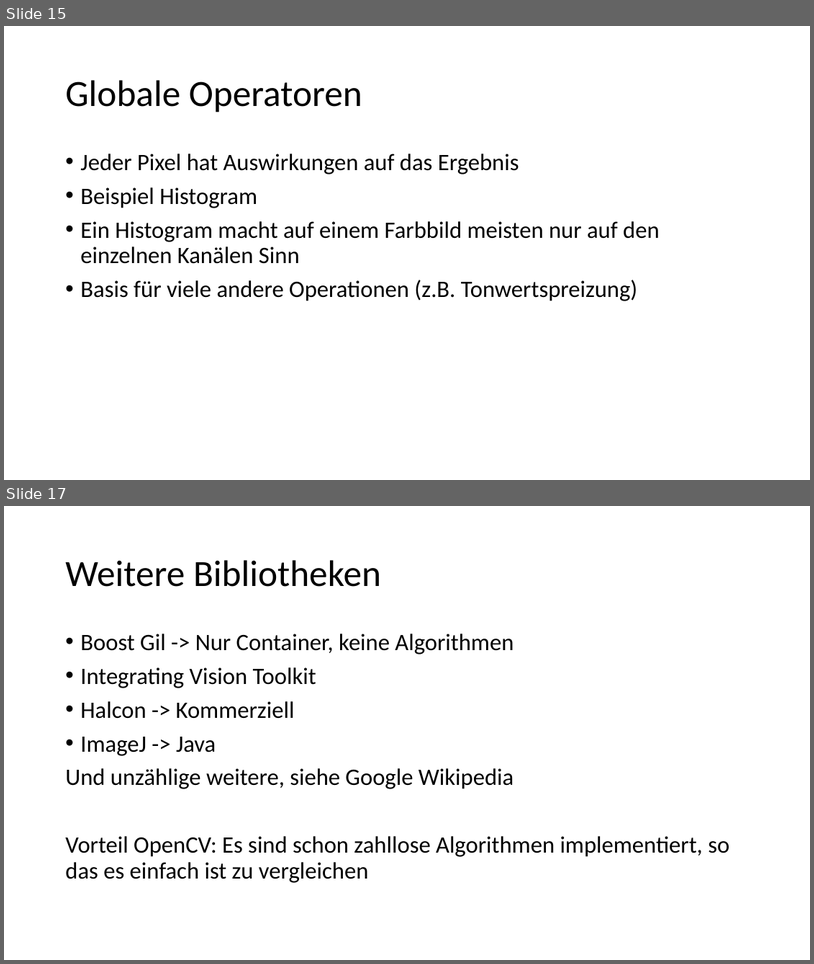
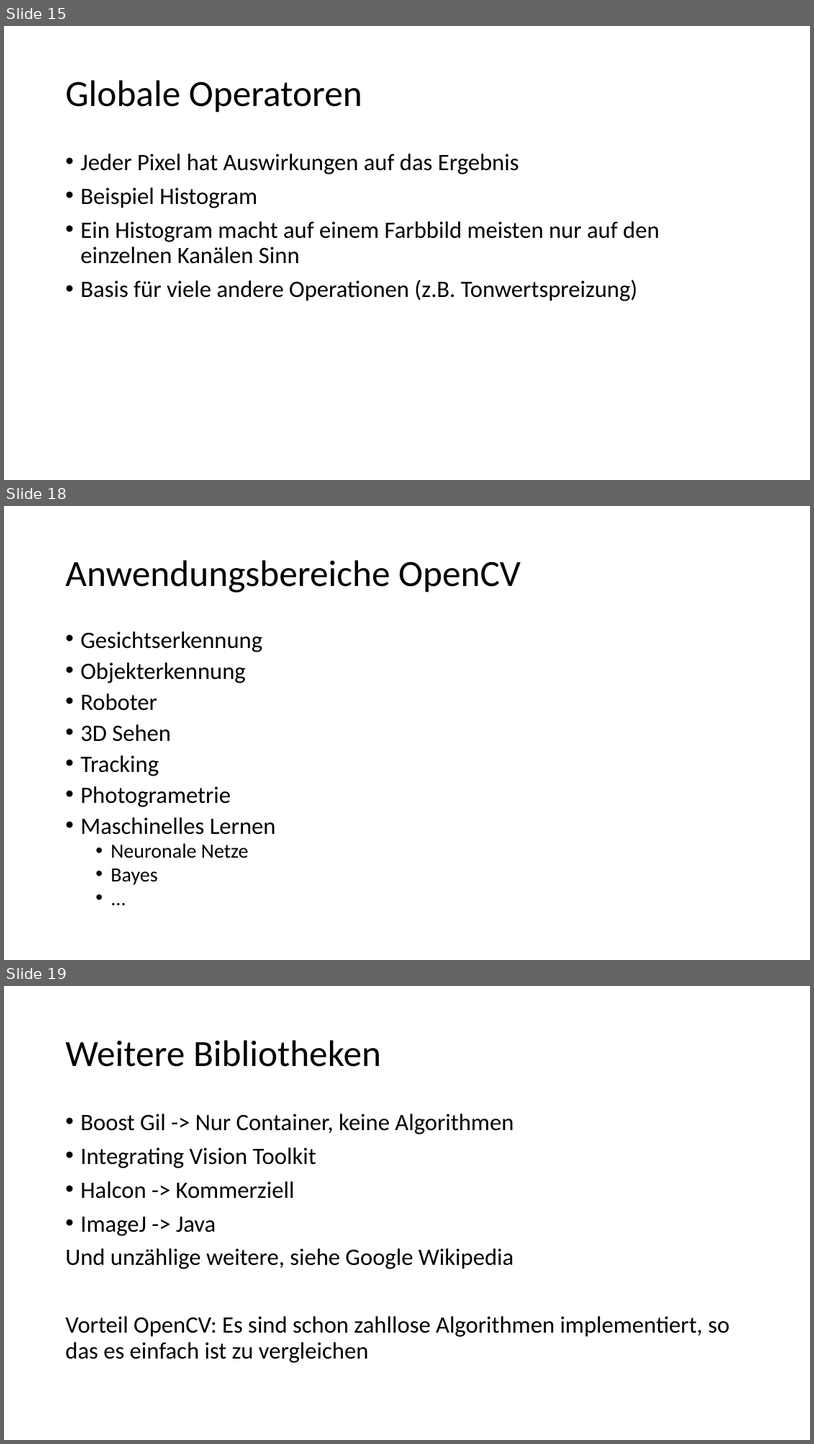
Before and after one commit to uwearzt/Bildverarbeitung-OpenCV, a slide deck: ppt/Bildverarbeitung-OpenCV.pptx. Shown one above the other, each under a label of ours: slides 15 and 17 before the commit, slides 15, 18 and 19 after it; the slides between them are not shown. The pictures are 814x964 and 814x1444 pixels, drawn with LibreOffice and Linux fonts; fonts in the diff are those of the drawing. Boxes give left, top, right and bottom in pixels: in the first picture for what was removed or moved away, otherwise in the second. Text is boxed around its words. In the diff, an @@ line names an element or a change of style, - is before the commit and + after.

```diff
--- a/ppt/Bildverarbeitung-OpenCV.pptx
+++ b/ppt/Bildverarbeitung-OpenCV.pptx
@@ slide 18 added at box(4, 506, 810, 960), background #FFFFFF @@
@@ title added at box(65, 560, 521, 592), 44 pt, text #000000 @@
+Anwendungsbereiche OpenCV
@@ text added at box(80, 631, 276, 885), 28 pt, text #000000 @@
+• Gesichtserkennung
+• Objekterkennung
+• Roboter
+• 3D Sehen
+• Tracking
+• Photogrametrie
+• Maschinelles Lernen
+  • Neuronale Netze
+  • Bayes
+  • ...
@@ what was slide 17 is now slide 19 @@
```
Also in this commit, not shown: 1 slide changed, 1 other slide added, 1 other file.
